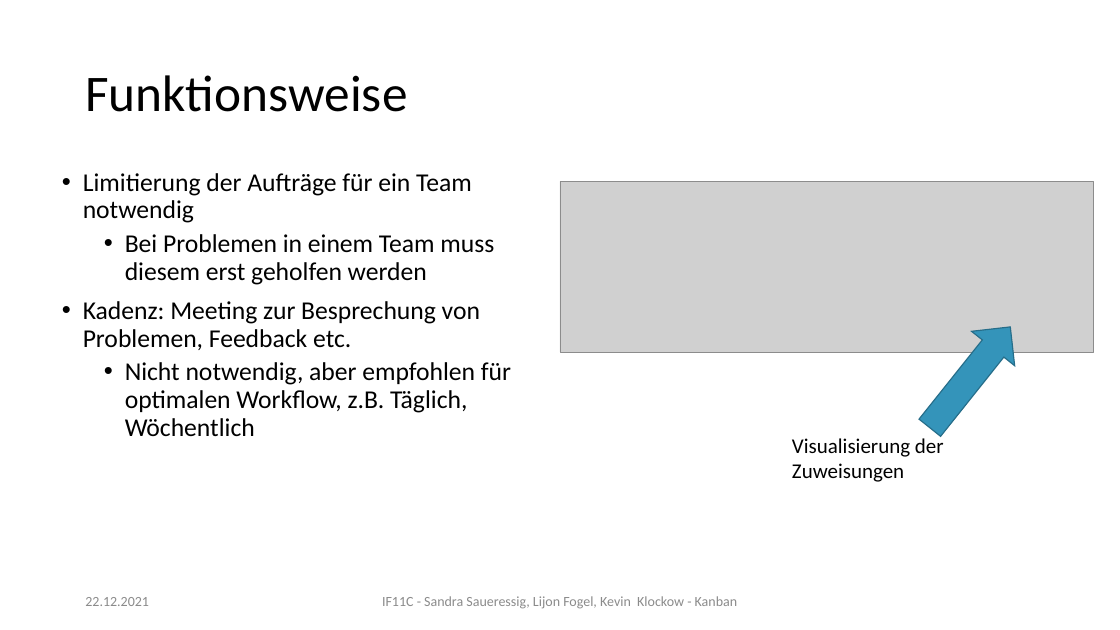
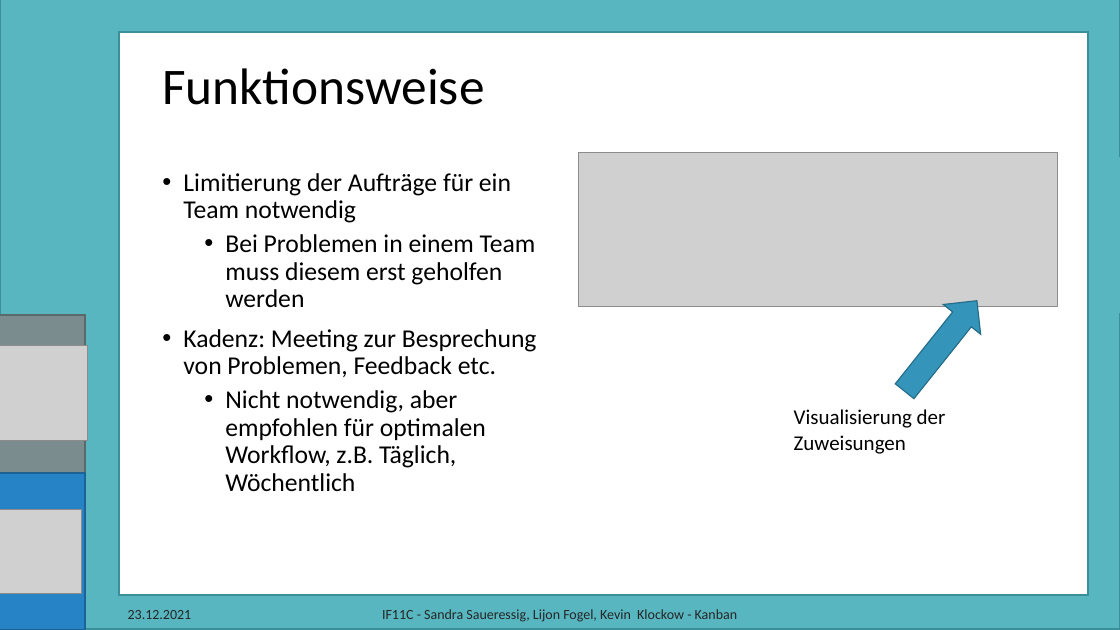
Before and after one commit to myLogic207/myLogic207.github.io, a slide deck: slide 6 of IF11C/plusd/resources/Kanban/Kanban_präs_new.pptx. Drawn at 1120x630 pixels with LibreOffice and Linux fonts; fonts in the diff are those of the drawing; grey boxes stand for pictures; background and template pictures are left out. Boxes give left, top, right and bottom in pixels: in the first picture for what was removed or moved away, otherwise in the second. Text is boxed around its words. In the diff, an @@ line names an element or a change of style, - is before the commit and + after.

```diff
--- a/IF11C/plusd/resources/Kanban/Kanban_präs_new.pptx
+++ b/IF11C/plusd/resources/Kanban/Kanban_präs_new.pptx
@@ freeform shape added at (0, 0, 1120, 630), fill #84ACB6, outline #588894 1.5 pt @@
@@ freeform shape added at (0, 0, 1120, 629), fill #58B6C0, outline #3A8F98 1.5 pt @@
@@ freeform shape added at (0, 0, 85, 630), fill #7A8C8E, outline #5B696B 1.5 pt @@
@@ freeform shape added at (0, 0, 85, 630), fill #2683C6, outline #1D6294 1.5 pt @@
@@ rectangle added at (119, 33, 1088, 596), fill #FFFFFF, outline #588894 1.5 pt @@
@@ rectangle added at (119, 32, 1088, 595), fill #FFFFFF, outline #3A8F98 1.5 pt @@
@@ title "Funktionsweise": place and size @@
-title "Funktionsweise" at (85, 75, 407, 112)
+title "Funktionsweise" at (162, 68, 484, 105)
@@ text "Limitierung der Aufträge für ein ..." rewrapped from (83, 173, 511, 436) to (183, 173, 537, 491) @@
@@ picture: place and size @@
-picture at (560, 181, 1094, 352)
+picture at (578, 153, 1058, 306)
@@ right arrow: place and size @@
-right arrow at (908, 309, 1032, 445)
+right arrow at (886, 285, 996, 406)
@@ picture added at (0, 345, 87, 440) @@
@@ text "Visualisierung der Zuweisungen": place and size @@
-text "Visualisierung der Zuweisungen" at (792, 436, 944, 482)
+text "Visualisierung der Zuweisungen" at (794, 409, 946, 454)
@@ picture added at (0, 510, 82, 594) @@
@@ text at (128, 610, 192, 619): text changed; text colour #8C8C8C to #262626 @@
-22.12.2021
+23.12.2021
@@ text "IF11C - Sandra Saueressig, Lijon ...": place and size @@
-text "IF11C - Sandra Saueressig, Lijon ..." at (382, 596, 737, 609)
+text "IF11C - Sandra Saueressig, Lijon ..." at (382, 609, 737, 622)
@@ text "IF11C - Sandra Saueressig, Lijon ..." at (382, 609, 737, 622): text colour #8C8C8C to #262626 @@
```
Also in this commit, not shown: 10 other slides changed, 1 slide added, 4 other files.
